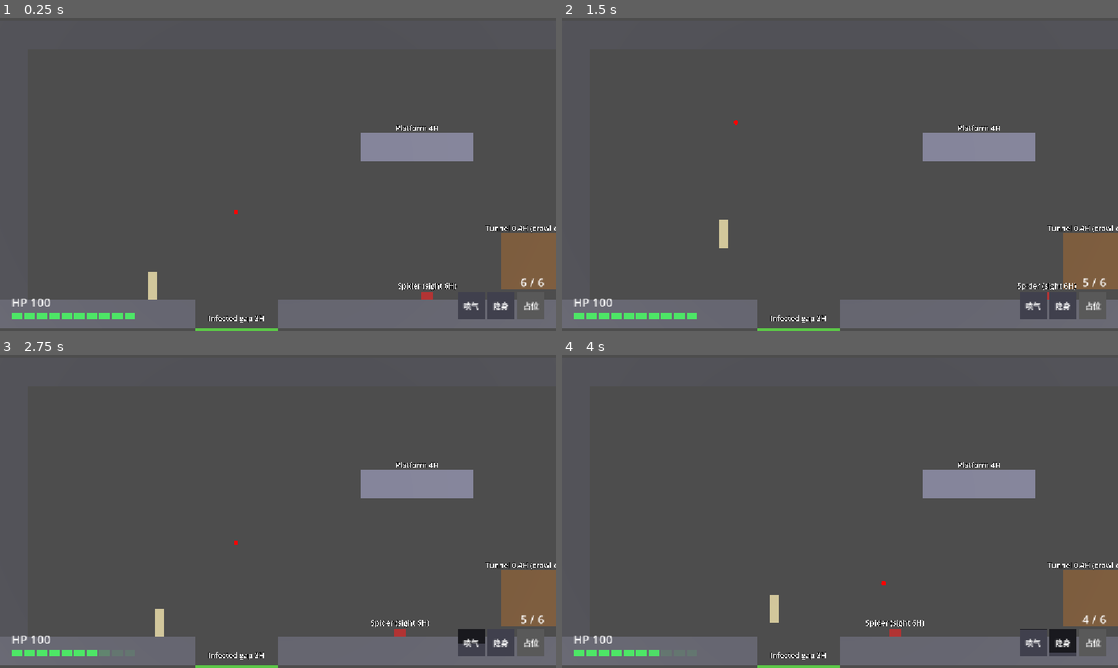
Above: before the commit, frames 1-4 (two rows, left to right).
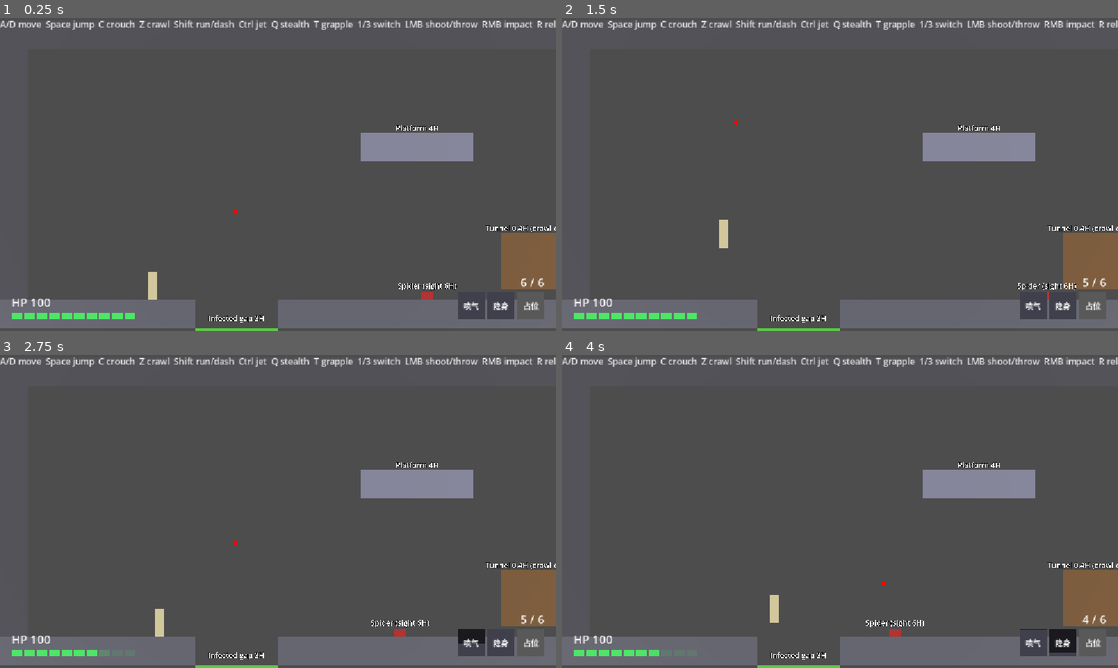
Above: after the commit, the same moments.

Repository: redleaf05812/yx01-prototype
Game: Godot game, scene res://scenes/room_01.tscn
The game is run twice, just before and just after one commit, with the same random seed, the same clock (stepped at 60 frames per second) and the same inputs.
Inputs (mouse positions are in pixels of both pictures, inside the frame that each line leads up to):
- Up to frame 1 (0.25 s): no input
- Up to frame 2 (1.5 s): move the mouse to (962, 158) at 0.52 s; hold D (move_right) 0.53-1.28 s; hold C (crouch) 0.53-1.28 s; click (962, 158) at 0.67 s; tap Space (jump) at 0.77, 1.07 s; tap T (grapple) at 0.8, 1.35 s; move the mouse to (728, 190) at 1.27 s; hold A (move_left) from 1.28 s (still down)
- Up to frame 3 (2.75 s): tap Space (jump) at 1.52, 1.82 s; tap Ctrl (jet) at 1.55, 2.1 s; move the mouse to (333, 442) at 2.02 s; release A (move_left) at 2.03 s; hold D (move_right) from 2.03 s (still down); hold Shift (run) from 2.03 s (still down)
- Up to frame 4 (4 s): move the mouse to (812, 574) at 2.77 s; release Shift (run) at 2.78 s; tap Shift (run) at 2.85 s; click (812, 574) at 2.92 s; tap Space (jump) at 3.02, 3.32, 3.77, 3.8 s; tap Q (stealth) at 3.05, 3.6 s; move the mouse to (1006, 558) at 3.52 s; release D (move_right) at 3.53 s; hold A (move_left) from 3.53 s (still down)

The runs differ from the first frame. In frame 1, 1.2% of the frame differs, in the area x 0-100%, y 0-4%; in frame 2, 1.2%; in frame 3, 1.2%; in frame 4, 1.2%.

Commit message:
M6: on-screen controls hint (placeholder tutorial text)

Diff:
--- a/scripts/hud.gd
+++ b/scripts/hud.gd
@@ -21,6 +21,14 @@
 	root.set_anchors_preset(Control.PRESET_FULL_RECT)
 	root.mouse_filter = Control.MOUSE_FILTER_IGNORE
 	add_child(root)
+	# 屏幕上方的操作提示（原型用占位文字，后续可以换成教学提示）
+	var hint := Label.new()
+	hint.text = "A/D move  Space jump  C crouch  Z crawl  Shift run/dash  Ctrl jet  Q stealth  T grapple  1/3 switch  LMB shoot/throw  RMB impact  R reload  F door  0 empty battery (debug)"
+	hint.add_theme_font_size_override("font_size", 18)
+	hint.set_anchors_preset(Control.PRESET_TOP_WIDE)
+	hint.horizontal_alignment = HORIZONTAL_ALIGNMENT_CENTER
+	hint.modulate = Color(1, 1, 1, 0.85)
+	root.add_child(hint)
 
 	# 左下：血量数字 + 电量 10 格（从底边向上长）
 	var left := VBoxContainer.new()
